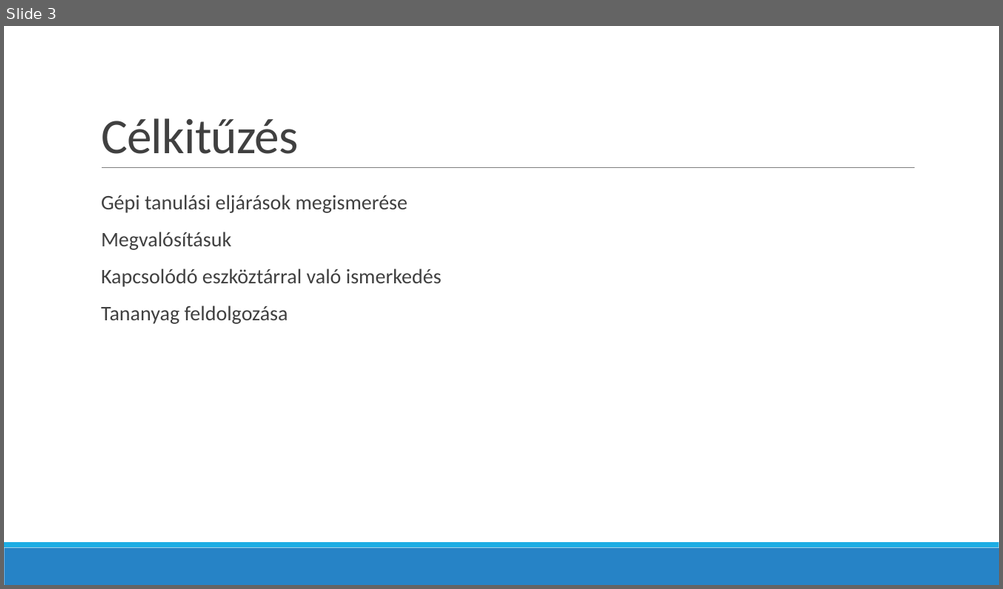
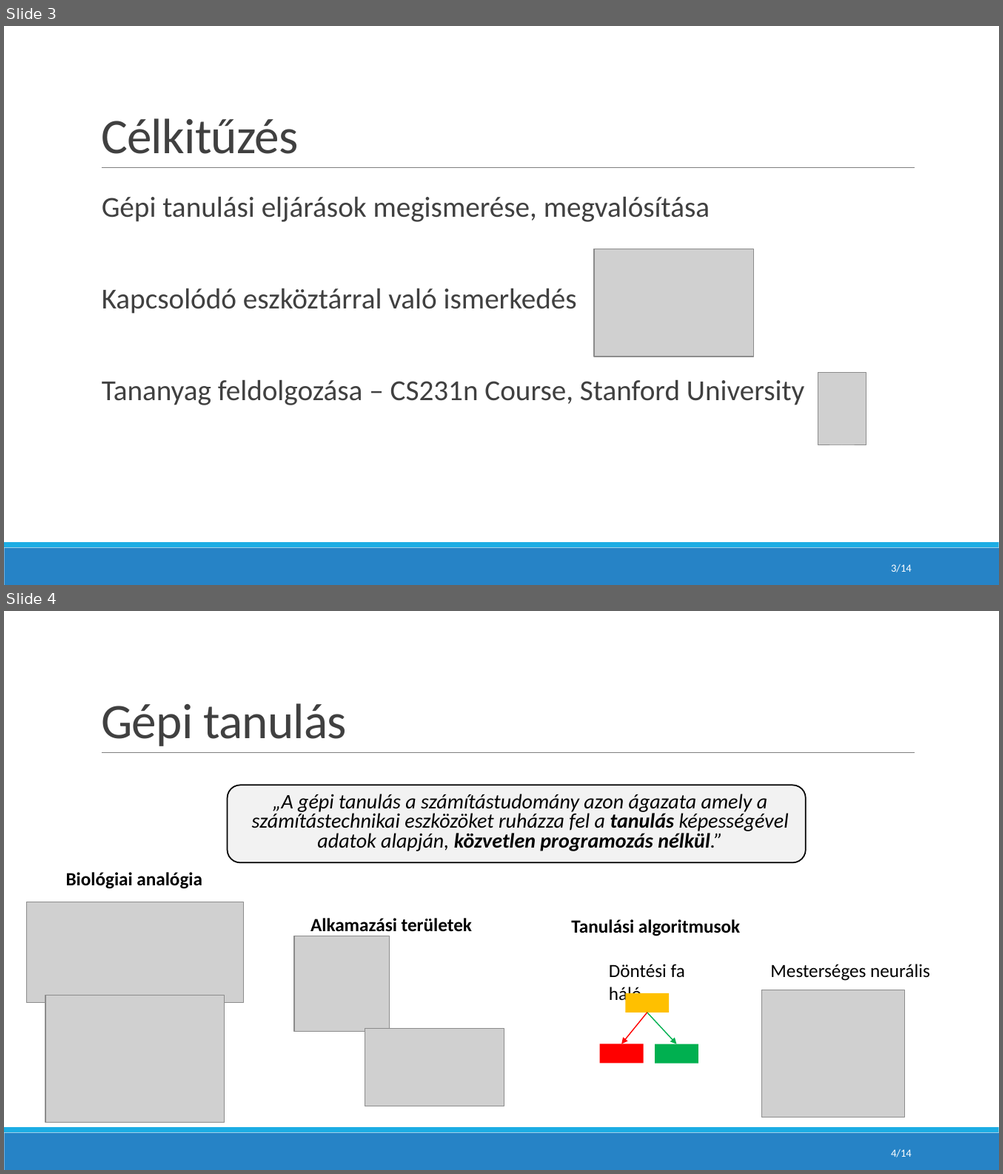
Before and after one commit to koojozsef/AI-project-for-university, a slide deck: doc/Presentation.pptx. Shown one above the other, each under a label of ours: slide 3 before the commit, slides 3 and 4 after it. The pictures are 1003x589 and 1003x1174 pixels, drawn with LibreOffice and Linux fonts; fonts in the diff are those of the drawing; grey boxes stand for pictures. Boxes give left, top, right and bottom in pixels: in the first picture for what was removed or moved away, otherwise in the second. Text is boxed around its words. In the diff, an @@ line names an element or a change of style, - is before the commit and + after.

```diff
--- a/doc/Presentation.pptx
+++ b/doc/Presentation.pptx
@@ slide 4 added at [4, 611, 999, 1170], background #FFFFFF; not listed: 3 template elements that a slide beside it also shows @@
@@ title added at [101, 703, 347, 746], 48 pt, text #404040 @@
+Gépi tanulás
@@ text added at [227, 786, 805, 863], fill #F2F2F2, outline #000000 1.25 pt, 20 pt, text #000000, italic @@
+  „A gépi tanulás a számítástudomány azon ágazata amely a számítástechnikai eszközöket ruházza fel a tanulás képességével adatok alapján, közvetlen programozás nélkül.”
@@ text added at [66, 872, 202, 889], 18 pt, text #000000, bold @@
+Biológiai analógia
@@ picture added at [26, 902, 244, 1002] @@
@@ text added at [310, 918, 472, 932], 18 pt, text #000000, bold @@
+Alkamazási területek
@@ text added at [571, 920, 930, 981], 18 pt, text #000000 @@
+Tanulási algoritmusok
+  Döntési fa Mesterséges neurális háló
@@ picture added at [294, 937, 390, 1032] @@
@@ picture added at [45, 995, 225, 1123] @@
@@ rectangle added at [626, 994, 669, 1013], fill #FFC000 @@
@@ picture added at [761, 991, 904, 1118] @@
@@ picture added at [364, 1029, 504, 1107] @@
@@ arrow added from (647, 1013) to (622, 1045), #FF0000 1 pt @@
@@ arrow added from (647, 1013) to (676, 1045), #00B050 1 pt @@
@@ rectangle added at [600, 1045, 643, 1064], fill #FF0000 @@
@@ rectangle added at [654, 1045, 698, 1064], fill #00B050 @@
@@ text added at [891, 1150, 911, 1158], 10.5 pt, text #FFFFFF @@
+4/14
@@ slide 3 changed as well @@
@@ text at [102, 196, 709, 222]: text changed; size 20 to 28 pt @@
-  Gépi tanulási eljárások megismerése
-  Megvalósításuk
+  Gépi tanulási eljárások megismerése, megvalósítása
@@ picture added at [595, 249, 754, 357] @@
@@ text at [102, 288, 577, 314]: size 20 to 28 pt in "Kapcsolódó eszköztárral való ismerkedés" @@
@@ text at [102, 380, 805, 406]: text changed; size 20 to 28 pt @@
-  Tananyag feldolgozása
+  Tananyag feldolgozása – CS231n Course, Stanford University
@@ picture added at [817, 373, 866, 446] @@
@@ page number added at [891, 565, 911, 573], 10.5 pt, text #FFFFFF @@
+3/14
```
Also in this commit, not shown: 7 other slides changed, 5 other slides added, 2 slides removed, 2 other files.
